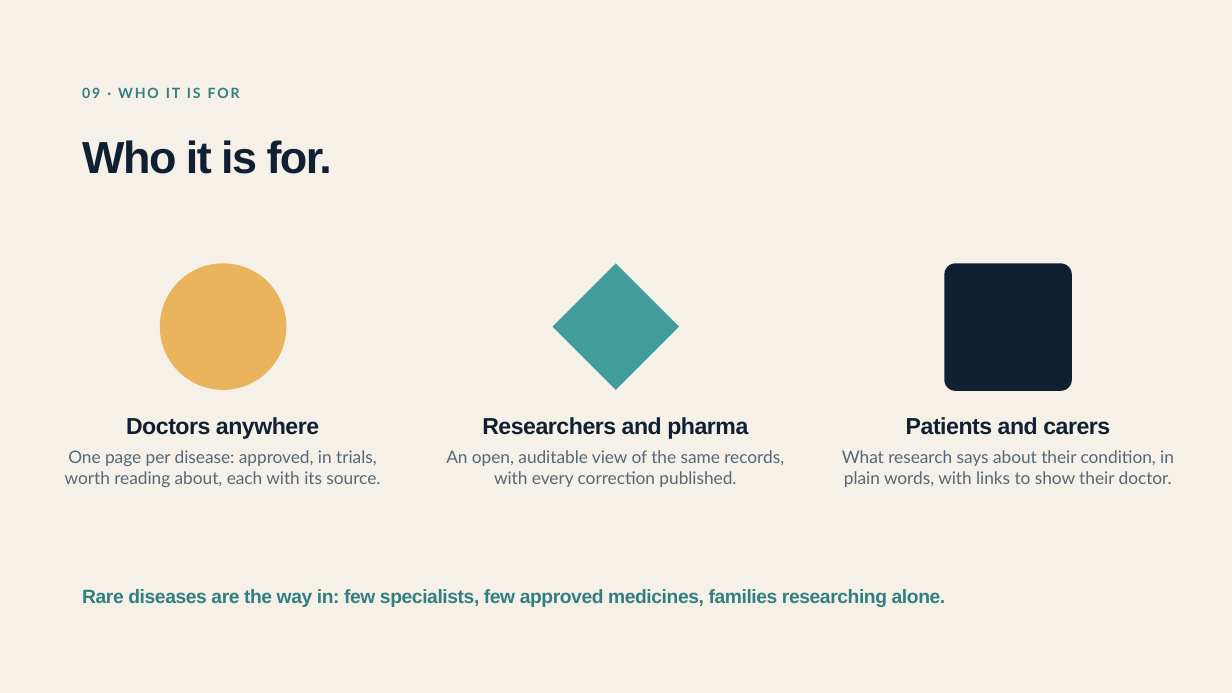
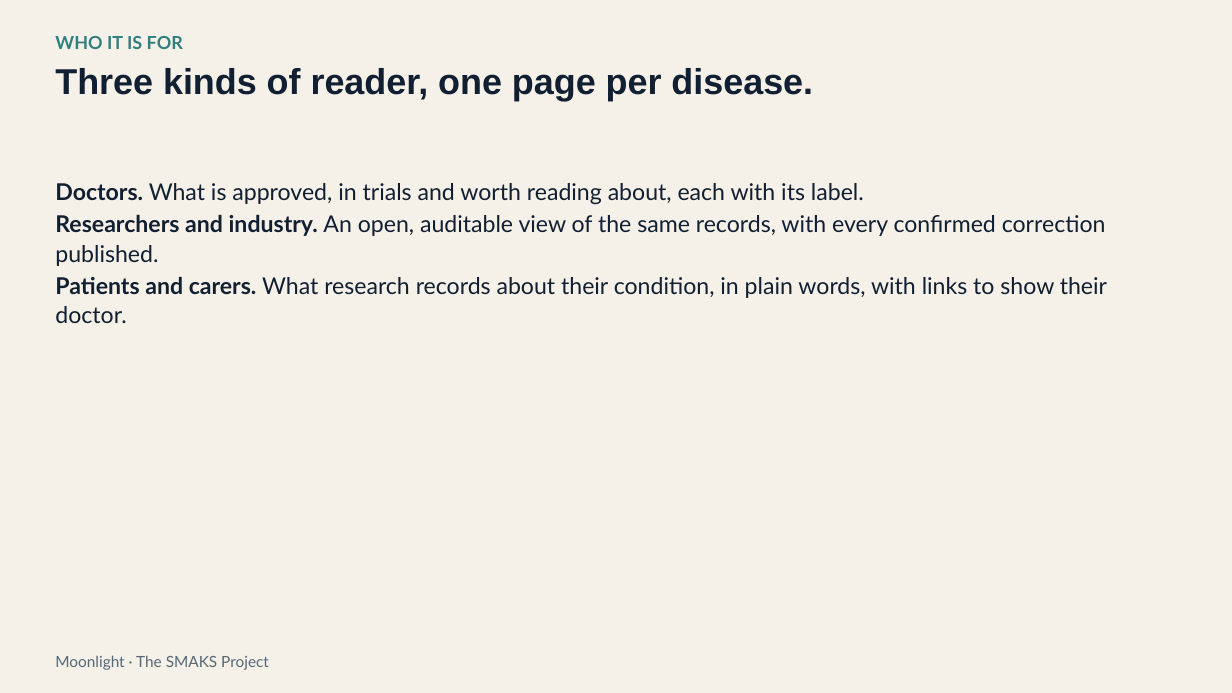
Before and after one commit to Moonlight-Clues/moonlight, a slide deck: slide 11 of docs/pitch/moonlight-deck-funders-19nov.pptx (slide 10 before the commit). Drawn at 1232x693 pixels with LibreOffice and Linux fonts; fonts in the diff are those of the drawing. Boxes give left, top, right and bottom in pixels: in the first picture for what was removed or moved away, otherwise in the second. Text is boxed around its words. In the diff, an @@ line names an element or a change of style, - is before the commit and + after.

```diff
--- a/docs/pitch/moonlight-deck-funders-19nov.pptx
+++ b/docs/pitch/moonlight-deck-funders-19nov.pptx
@@ text "WHO IT IS FOR" at [55, 36, 183, 49]: vertical alignment top to middle @@
@@ text at [55, 36, 183, 49]: text changed; size 35 to 14 pt; font Arial to Lato; text colour #101F31 to #327F80 @@
-Who it is for.
+WHO IT IS FOR
@@ text added at [55, 68, 813, 101], 28 pt, text #101F31, bold @@
+Three kinds of reader, one page per disease.
@@ text removed at [82, 87, 240, 98] @@
-09 · WHO IT IS FOR
@@ text added at [55, 183, 1107, 323], 18 pt, text #101F31 @@
+Doctors. What is approved, in trials and worth reading about, each with its label.
+Researchers and industry. An open, auditable view of the same records, with every confirmed correction published.
+Patients and carers. What research records about their condition, in plain words, with links to show their doctor.
@@ ellipse removed at [160, 263, 287, 390] @@
@@ diamond removed at [553, 263, 679, 390] @@
@@ rounded rectangle removed at [945, 263, 1072, 391] @@
@@ text removed at [65, 417, 380, 487] @@
-Doctors anywhere
-One page per disease: approved, in trials, worth reading about, each with its source.
@@ text removed at [446, 417, 784, 487] @@
-Researchers and pharma
-An open, auditable view of the same records, with every correction published.
@@ text removed at [842, 417, 1174, 487] @@
-Patients and carers
-What research says about their condition, in plain words, with links to show their doctor.
@@ text removed at [82, 589, 946, 607] @@
-Rare diseases are the way in: few specialists, few approved medicines, families researching alone.
@@ text added at [55, 655, 269, 670], 12 pt, text #566877 @@
+Moonlight · The SMAKS Project
```
Also in this commit, not shown: 5 other slides changed, 9 slides added, 10 slides removed, 1 other file.
